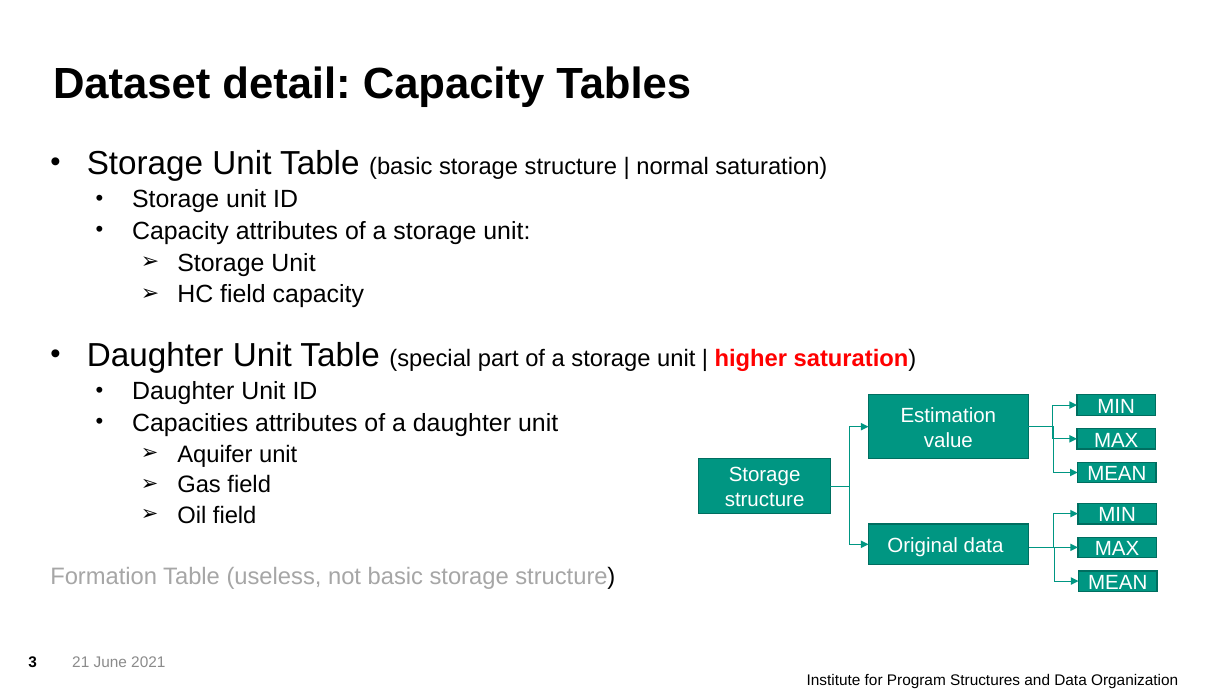
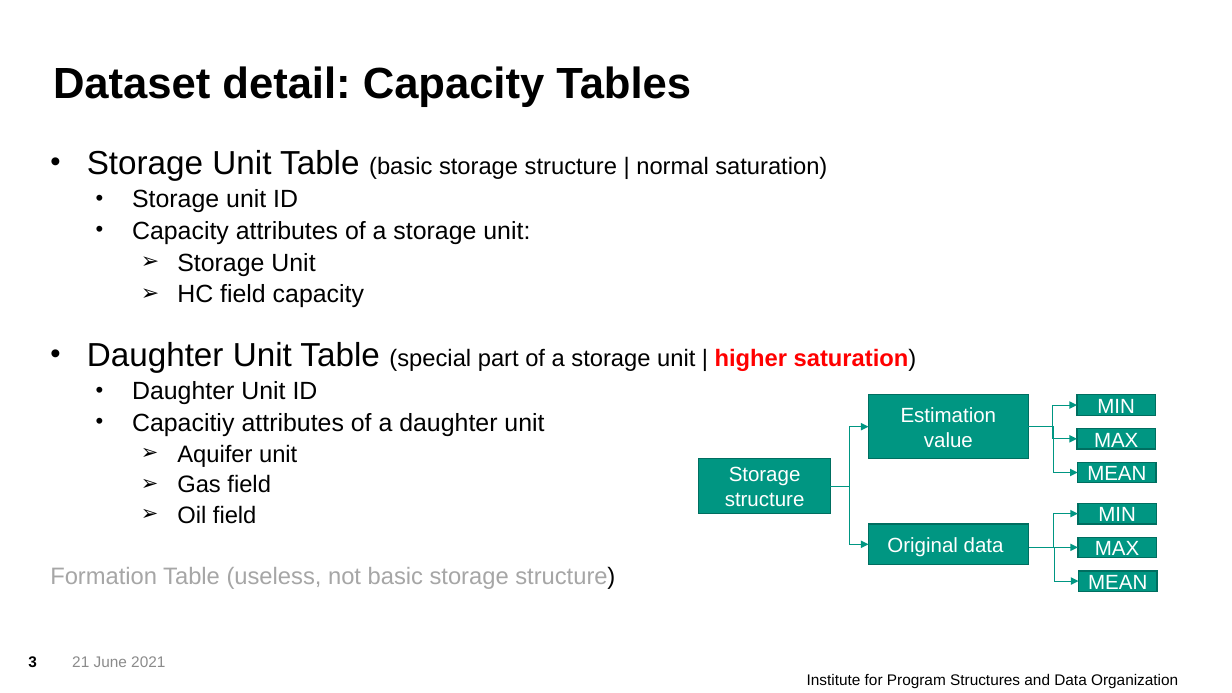
Before and after one commit to ericzhou571/Co2Storage, a slide deck: slide 3 of CO2Storage.pptx. Drawn at 1232x693 pixels with LibreOffice and Linux fonts; fonts in the diff are those of the drawing; background and template pictures are left out. Boxes give left, top, right and bottom in pixels: in the first picture for what was removed or moved away, otherwise in the second. Text is boxed around its words. In the diff, an @@ line names an element or a change of style, - is before the commit and + after.

```diff
--- a/CO2Storage.pptx
+++ b/CO2Storage.pptx
@@ text at box(132, 413, 544, 436): text changed @@
-  • Capacities attributes of a daughter unit
+  • Capacitiy attributes of a daughter unit
```
Also in this commit, not shown: 3 other slides changed, 1 other file.
